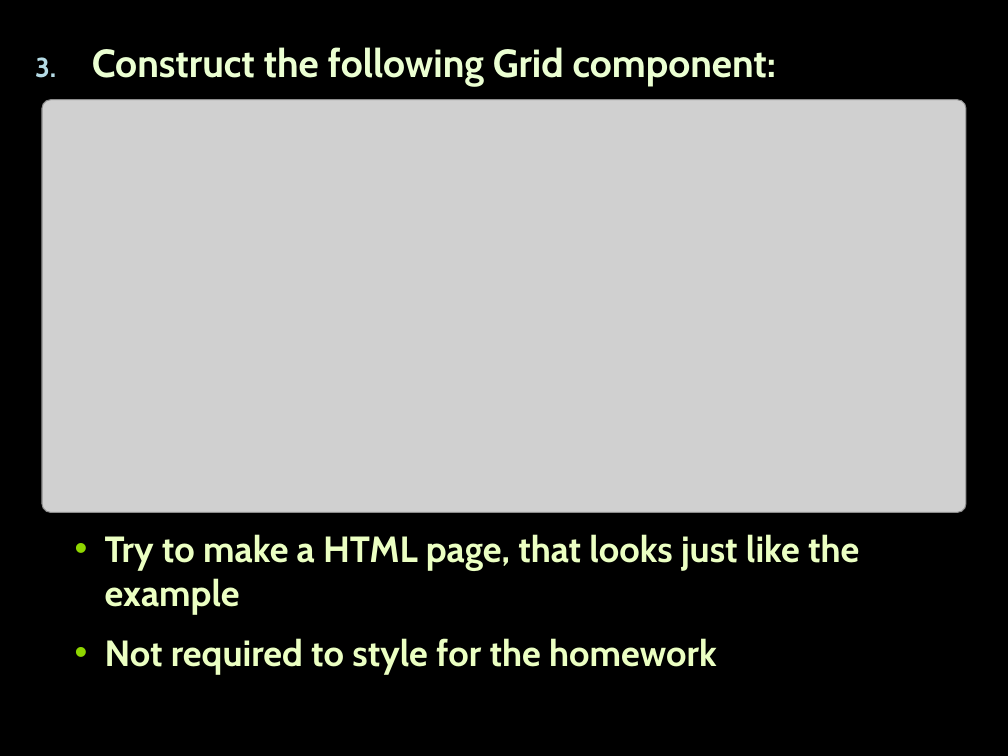
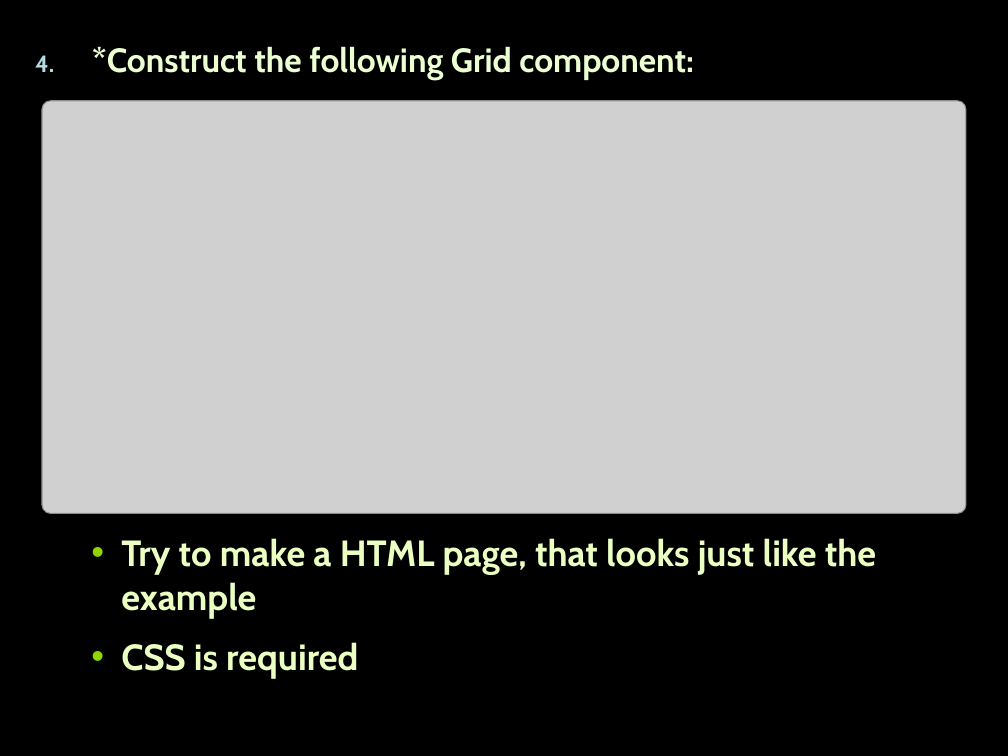
Before and after one commit to Termininja/TelerikAcademy, a slide deck: slide 4 of Web Design/HTML/3. Forms/Forms.pptx (slide 3 before the commit). Drawn at 1008x756 pixels with LibreOffice and Linux fonts; fonts in the diff are those of the drawing; grey boxes stand for pictures. Boxes give left, top, right and bottom in pixels: in the first picture for what was removed or moved away, otherwise in the second. Text is boxed around its words. In the diff, an @@ line names an element or a change of style, - is before the commit and + after.

Commit message:
HTML

```diff
--- a/Web Design/HTML/3. Forms/Forms.pptx
+++ b/Web Design/HTML/3. Forms/Forms.pptx
@@ text removed at (92, 47, 859, 674) @@
-3. Construct the following Grid component:
-  • Try to make a HTML page, that looks just like the example
-  • Not required to style for the homework
@@ text added at (92, 46, 694, 80), 24 pt, text #EBFFD2, bold @@
+4. *Construct the following Grid component:
@@ text added at (121, 538, 876, 679), 26 pt, text #EBFFC2, bold @@
+  • Try to make a HTML page, that looks just like the example
+  • CSS is required
```
Also in this commit, not shown: 3 other slides changed, 49 other files.
